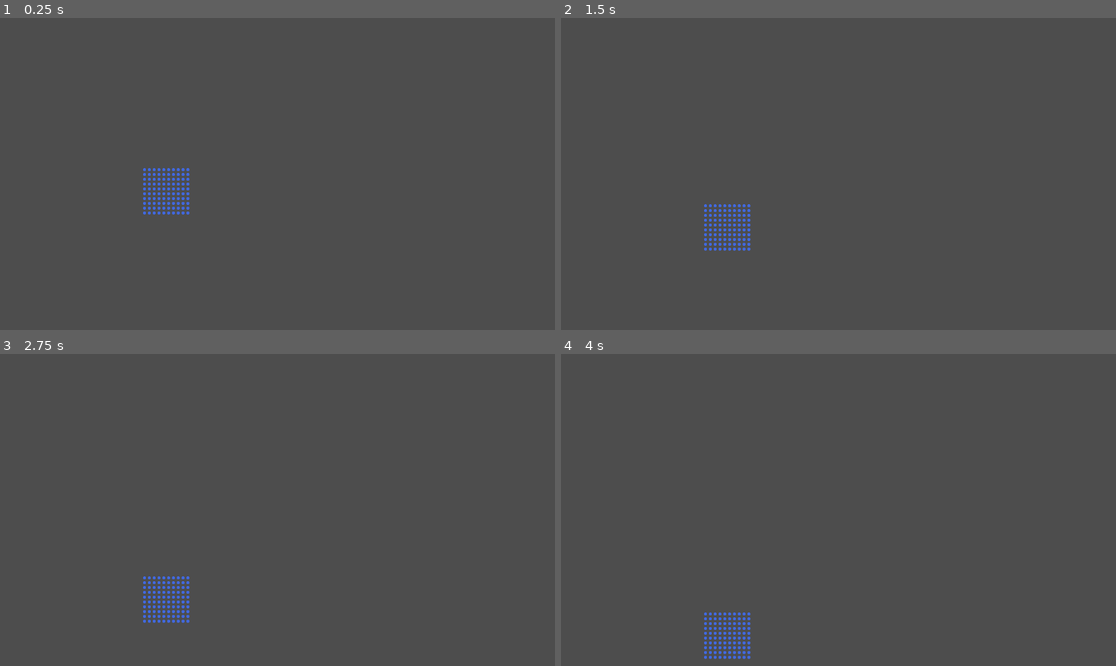
Above: before the commit, frames 1-4 (two rows, left to right).
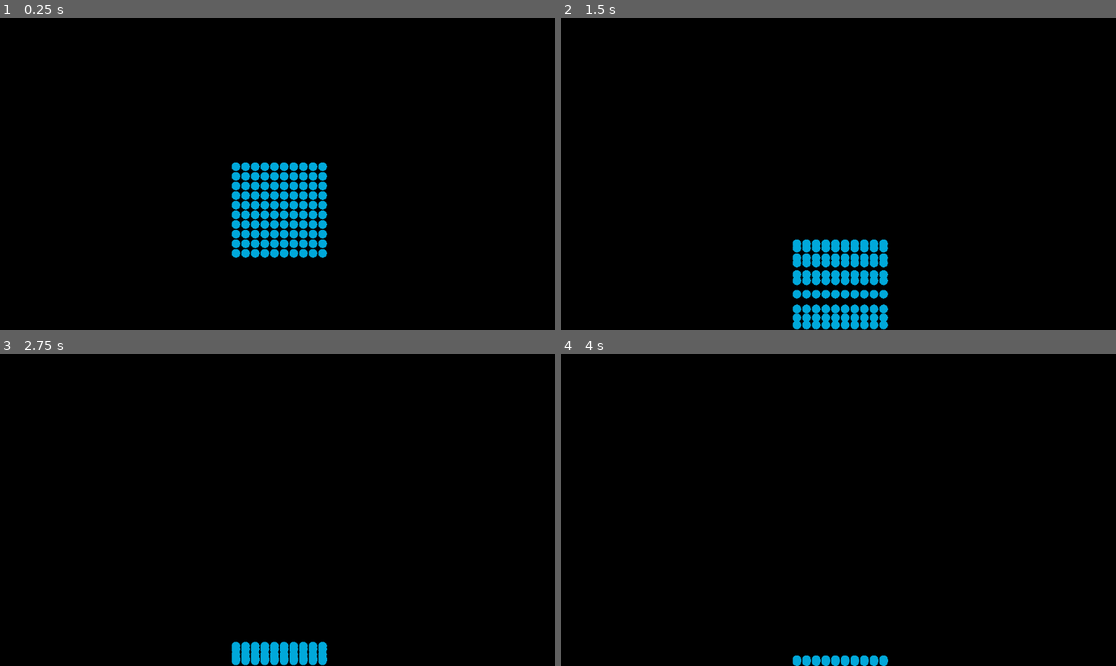
Above: after the commit, the same moments.

Repository: SprawlingStar/FVKEE
Game: Godot game, scene res://main.tscn
Same seed, same stepped clock (60 frames per second), same inputs: the game is played once before the commit and once after it. The project has no main scene, so this scene is started directly.
Inputs:
- Up to frame 1 (0.25 s): no input
- Up to frame 2 (1.5 s): no input
- Up to frame 3 (2.75 s): no input
- Up to frame 4 (4 s): no input

The runs differ from the first frame. In frame 1, 100% of the frame differs, in the area x 0-100%, y 0-100%; in frame 2, 100%; in frame 3, 100%; in frame 4, 100%.

Commit message:
basic particle physics

Diff:
--- a/Engines/DotRenderer.gd
+++ b/Engines/DotRenderer.gd
@@ -1,13 +1,17 @@
 class_name Renderer extends EEngine
 
-var FinalPack : Datapack = Datapack.new().create([])
+var FinalPack : Datapack
+
+
 
 func setPack(pack: Datapack) -> void:
 	FinalPack = pack
 
+func update(_delta : float) -> void:
+	queue_redraw()
 
 func _draw():
 	var newPack = Datapack.new().clone(FinalPack)
-	while FinalPack.length() > 0:
-		draw_circle(Vector2(FinalPack.pop(),FinalPack.pop()),Settings.particleRadius,Settings.particleBaseColor)
-	FinalPack = newPack
+	while newPack.length() > 0:
+		#MASSIVE INNEFICENCY WITH CLONING REVISIT
+		draw_circle(newPack.pop(),Settings.particleRadius,Settings.particleBaseColor)
--- a/Engines/Engine.gd
+++ b/Engines/Engine.gd
@@ -2,3 +2,6 @@
 class_name EEngine
 
 var Settings : Settings
+
+func update(_delta : float) -> void: pass
+func setup() -> void: pass
--- /dev/null
+++ b/Engines/Simulator.gd
@@ -0,0 +1,33 @@
+class_name Simulator extends EEngine
+
+var Pack : Datapack
+var velocityPack : Datapack
+
+func setup():
+	var d = []
+	for i in range(Pack.length()):
+		d.append(Vector2.ZERO)
+	velocityPack = Datapack.new().create(d)
+
+func setPack(pack: Datapack) -> void:
+	Pack = pack
+
+func update(_delta : float) -> void:
+	_delta *= 10
+	for i in range(velocityPack.length()):
+		velocityPack.change(i,Vector2.DOWN * Settings.gravity * _delta)
+		Pack.change(i,velocityPack.retrieve(i) * _delta)
+		ResolveCollisions(i)
+
+func ResolveCollisions(index) -> void:
+	var HalfBounds : Vector2 = Settings.Bounds /2 - Vector2.ONE * Settings.particleRadius #account for particle sizes
+	var pos = Pack.retrieve(index) - Settings.Bounds / 2
+	if abs(pos.x) > HalfBounds.x:
+		pos.x = HalfBounds.x * sign(pos.x)
+		velocityPack.put(index,velocityPack.retrieve(index) * -1 * Settings.collisionDamping)
+	if abs(pos.y) > HalfBounds.y:
+		pos.y = HalfBounds.y * sign(pos.y)
+		velocityPack.put(index,velocityPack.retrieve(index) * -1 * Settings.collisionDamping)
+	pos += Settings.Bounds/2
+	Pack.put(index,pos)
+	#conform to bounds
--- a/Settings.gd
+++ b/Settings.gd
@@ -2,5 +2,14 @@
 class_name Settings
 
 @export_category("Particle Draw Settings")
-@export_range(0,15,0.1) var particleRadius = 3
+@export_range(0,35,0.1) var particleRadius = 3
 @export_color_no_alpha var particleBaseColor = Color.ROYAL_BLUE
+
+@export_category("Setup Settings")
+@export var numParticles : int = 100
+@export var particleSpacing = 10
+
+@export_category("Physical Settings")
+@export_range(-10,10,0.1) var gravity = 9.8
+@export var Bounds : Vector2 = Vector2(1152,648)
+@export_range(0,1,0.01) var collisionDamping = 0.7
--- a/Structures/Datapack.gd
+++ b/Structures/Datapack.gd
@@ -22,6 +22,10 @@
 func put(index, value):
 	data[index] = value
 
+
+func change(index, value):
+	data[index] = data[index] + value
+
 func create(array : Array) -> Datapack:
 	data = array
 	return self
@@ -33,23 +37,7 @@
 func pop():
 	return data.pop_front()
 
-#ints to vectors
-func write() -> void: #write mode
-	var temp := []
-	while len(data) != 0:
-		temp.append(Vector2(data.pop_front(),data.pop_front()))
-	data = temp
 
-#BY DEFAULT IN WRITE MODE
-
-#vectors to ints
-func read() -> void: #read mode
-	var temp := []
-	while len(data) != 0:
-		var vector = data.pop_front()
-		temp.append(vector.x)
-		temp.append(vector.y)
-	data = temp
 
 func out() -> void:
 	print(data)
--- a/main.gd
+++ b/main.gd
@@ -5,10 +5,30 @@
 # Called when the node enters the scene tree for the first time.
 func _ready():
 	#dataPackTest()
-	rendererTest()
+	#rendererTest()
+	engineSetup()
 
 func _process(delta):
-	rendererUpdateTest()
+	for child in get_children():
+		if child is EEngine:
+			child.update(delta)
+
+
+func engineSetup() -> void:
+	var pack = makePack()
+	for child in get_children():
+		if child is EEngine:
+			child.Settings = settings
+			child.setPack(pack)
+			child.setup()
+
+func makePack() -> Datapack:
+	var data = []
+	for i in range(sqrt(settings.numParticles)):
+		for j in range(sqrt(settings.numParticles)):
+			data.append(Vector2(i*settings.particleSpacing,j*settings.particleSpacing) + settings.Bounds / 2 * 0.85)
+	return Datapack.new().create(data)
+
 
 func rendererUpdateTest() -> void:
 	var pack = renderer.FinalPack
@@ -25,7 +45,6 @@
 		for j in range(0,100,10):
 			grid.append(Vector2(i + 300,j + 300))
 	var pack = Datapack.new().create(grid)
-	pack.read()
 	renderer.setPack(pack)
 	renderer.queue_redraw()
 
--- a/main.tscn
+++ b/main.tscn
@@ -1,14 +1,22 @@
-[gd_scene load_steps=4 format=3 uid="uid://dpn6skv3s7boo"]
+[gd_scene load_steps=5 format=3 uid="uid://dpn6skv3s7boo"]
 
 [ext_resource type="Script" path="res://main.gd" id="1_nkfdi"]
 [ext_resource type="Script" path="res://Settings.gd" id="2_uewab"]
 [ext_resource type="Script" path="res://Engines/DotRenderer.gd" id="3_hvjvq"]
+[ext_resource type="Script" path="res://Engines/Simulator.gd" id="3_k1yaj"]
 
 [node name="Main" type="Node2D"]
 script = ExtResource("1_nkfdi")
 
 [node name="Settings" type="Node" parent="."]
 script = ExtResource("2_uewab")
+particleRadius = 9
+particleBaseColor = Color(0, 0.658824, 0.854902, 1)
+particleSpacing = 20
+gravity = 10.0
+
+[node name="Simulator" type="Node2D" parent="."]
+script = ExtResource("3_k1yaj")
 
 [node name="Renderer" type="Node2D" parent="."]
 script = ExtResource("3_hvjvq")
--- a/project.godot
+++ b/project.godot
@@ -13,3 +13,7 @@
 config/name="EE"
 config/features=PackedStringArray("4.2", "Forward Plus")
 config/icon="res://icon.svg"
+
+[rendering]
+
+environment/defaults/default_clear_color=Color(0, 0, 0, 1)
